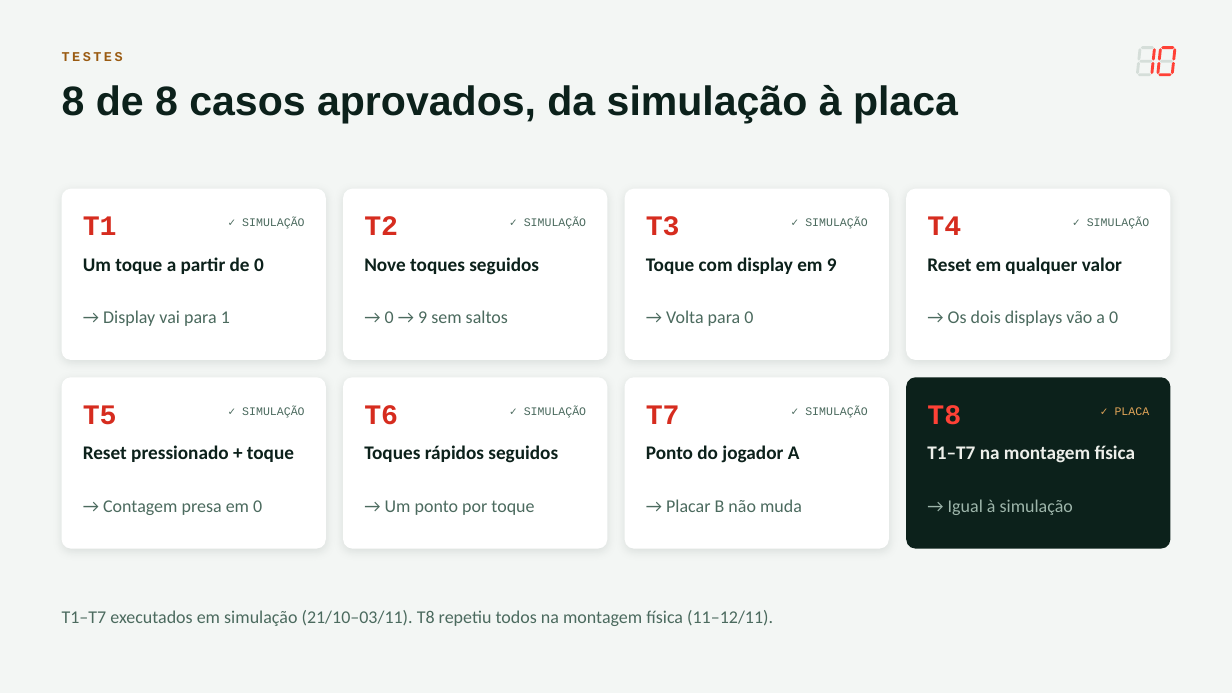
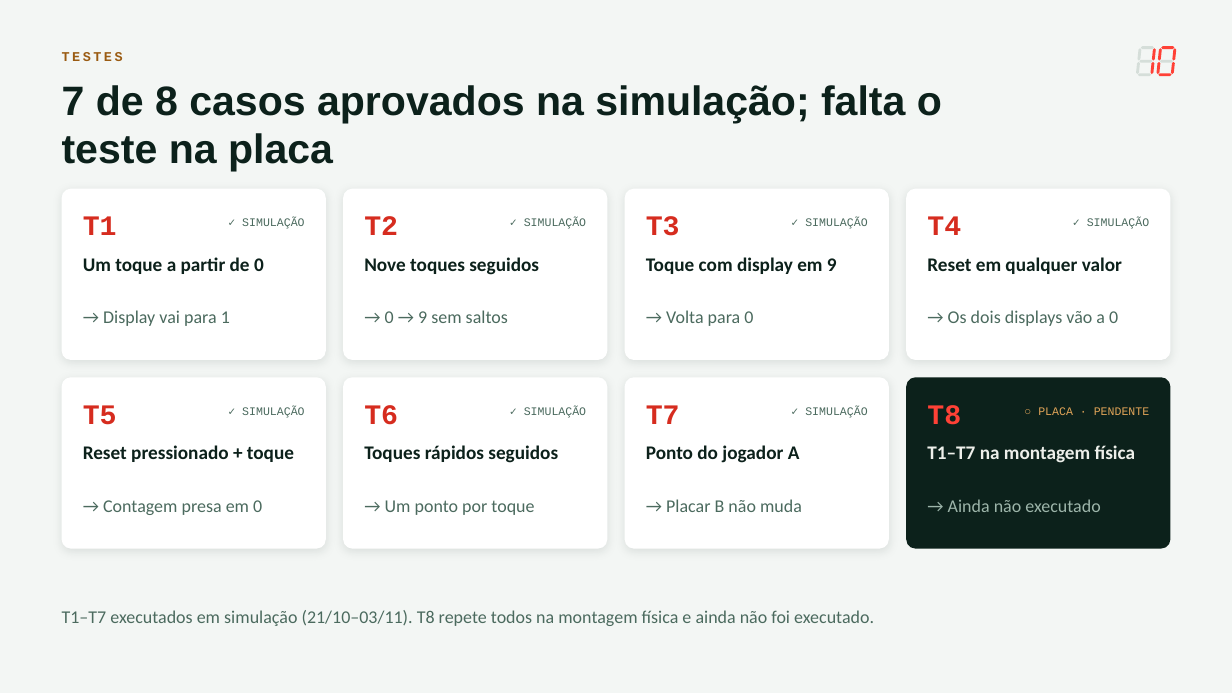
Before and after one commit to andreluisaguiar/PlacarDigital, a slide deck: slide 10 of apresentacao/export/Placar_Eletronico_Status_26-11-2026.pptx. Drawn at 1232x693 pixels with LibreOffice and Linux fonts; fonts in the diff are those of the drawing. Boxes give left, top, right and bottom in pixels: in the first picture for what was removed or moved away, otherwise in the second. Text is boxed around its words. In the diff, an @@ line names an element or a change of style, - is before the commit and + after.

Commit message:
Atualiza status dos testes e apresentação: ajusta contagem de casos aprovados e destaca pendências na placa

```diff
--- a/apresentacao/export/Placar_Eletronico_Status_26-11-2026.pptx
+++ b/apresentacao/export/Placar_Eletronico_Status_26-11-2026.pptx
@@ text at [62,85,942,172]: text changed @@
-8 de 8 casos aprovados, da simulação à placa
+7 de 8 casos aprovados na simulação; falta o teste na placa
@@ text at [1038,407,1150,415]: text changed @@
-✓ PLACA
+○ PLACA · PENDENTE
@@ text at [948,499,1100,512]: text changed @@
-→ Igual à simulação
+→ Ainda não executado
@@ text at [62,610,874,626]: text changed @@
-T1–T7 executados em simulação (21/10–03/11). T8 repetiu todos na montagem física (11–12/11).
+T1–T7 executados em simulação (21/10–03/11). T8 repete todos na montagem física e ainda não foi executado.
```
Also in this commit, not shown: 1 other slide changed, 3 other files.
